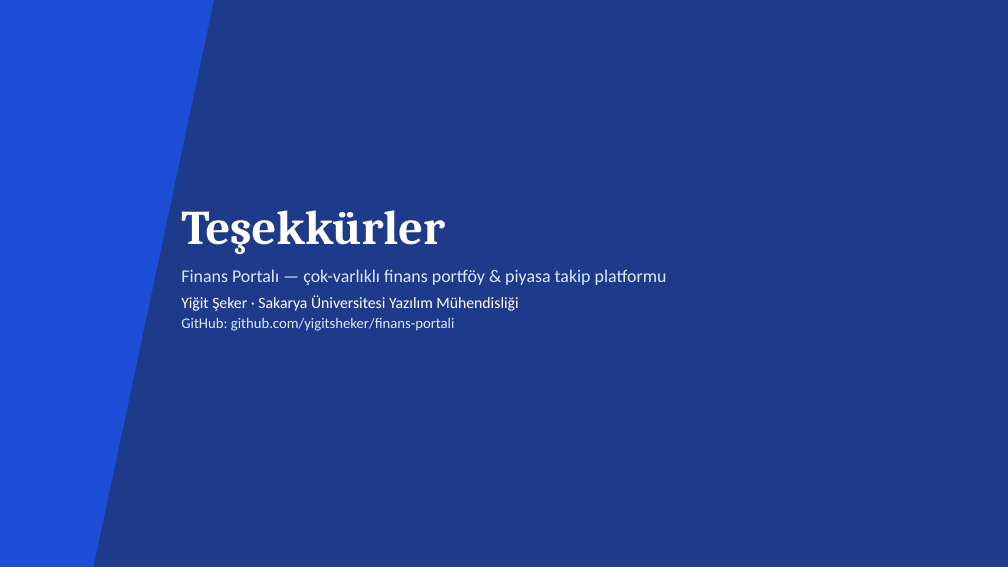
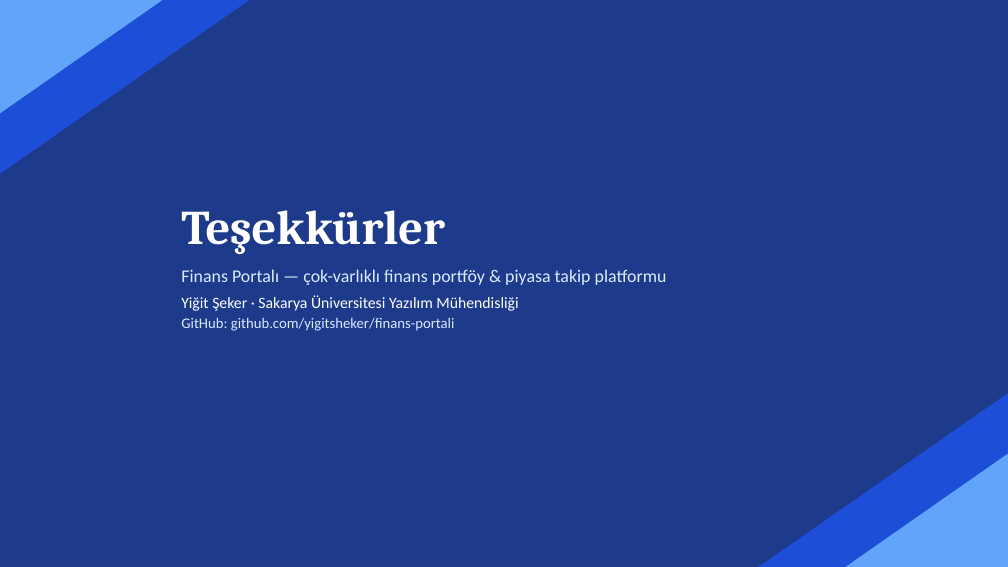
Before and after one commit to yigitsheker/finans-portali, a slide deck: slide 10 of docs/Finans_Portali_Sunum.pptx. Drawn at 1008x567 pixels with LibreOffice and Linux fonts; fonts in the diff are those of the drawing. Boxes give left, top, right and bottom in pixels: in the first picture for what was removed or moved away, otherwise in the second. Text is boxed around its words. In the diff, an @@ line names an element or a change of style, - is before the commit and + after.

```diff
--- a/docs/Finans_Portali_Sunum.pptx
+++ b/docs/Finans_Portali_Sunum.pptx
@@ rectangle removed at <box>0,0,223,567</box> @@
@@ right triangle added at <box>0,0,250,174</box>, fill #1D4ED8 @@
@@ right triangle added at <box>0,0,163,113</box>, fill #60A5FA @@
@@ right triangle added at <box>758,393,1008,567</box>, fill #1D4ED8 @@
@@ right triangle added at <box>845,454,1008,567</box>, fill #60A5FA @@
```
Also in this commit, not shown: 2 other files.
